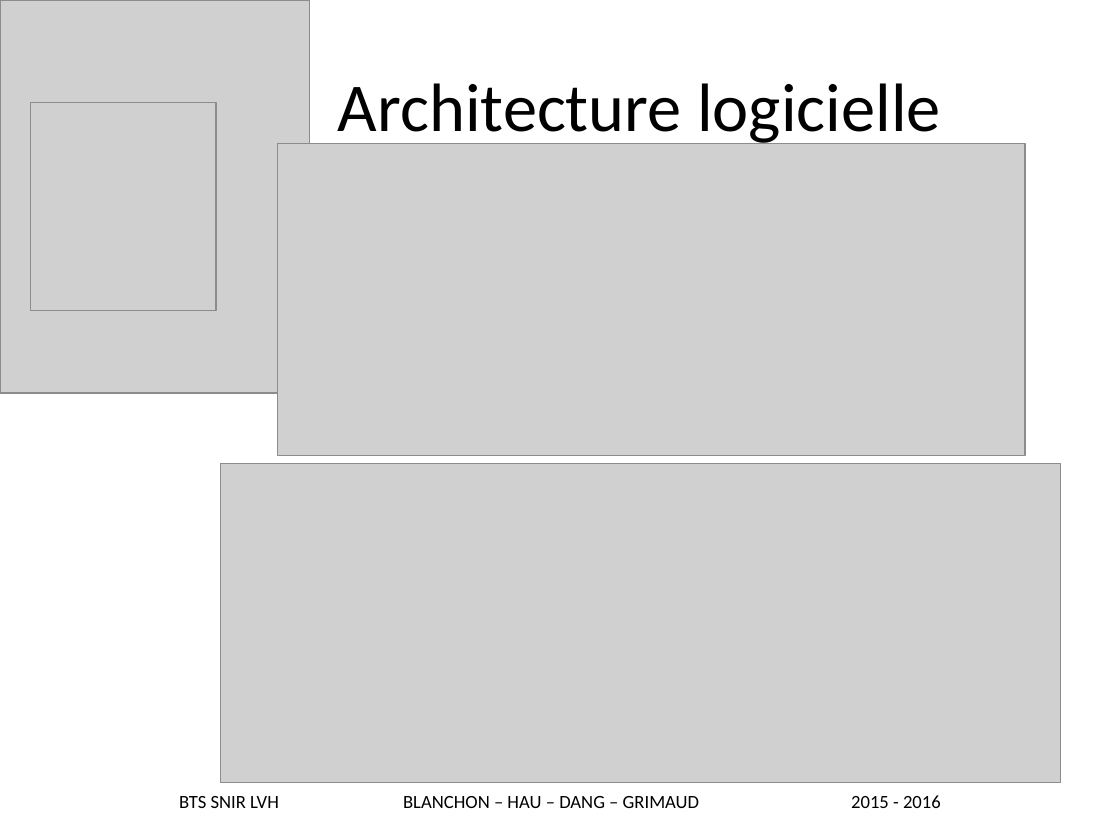
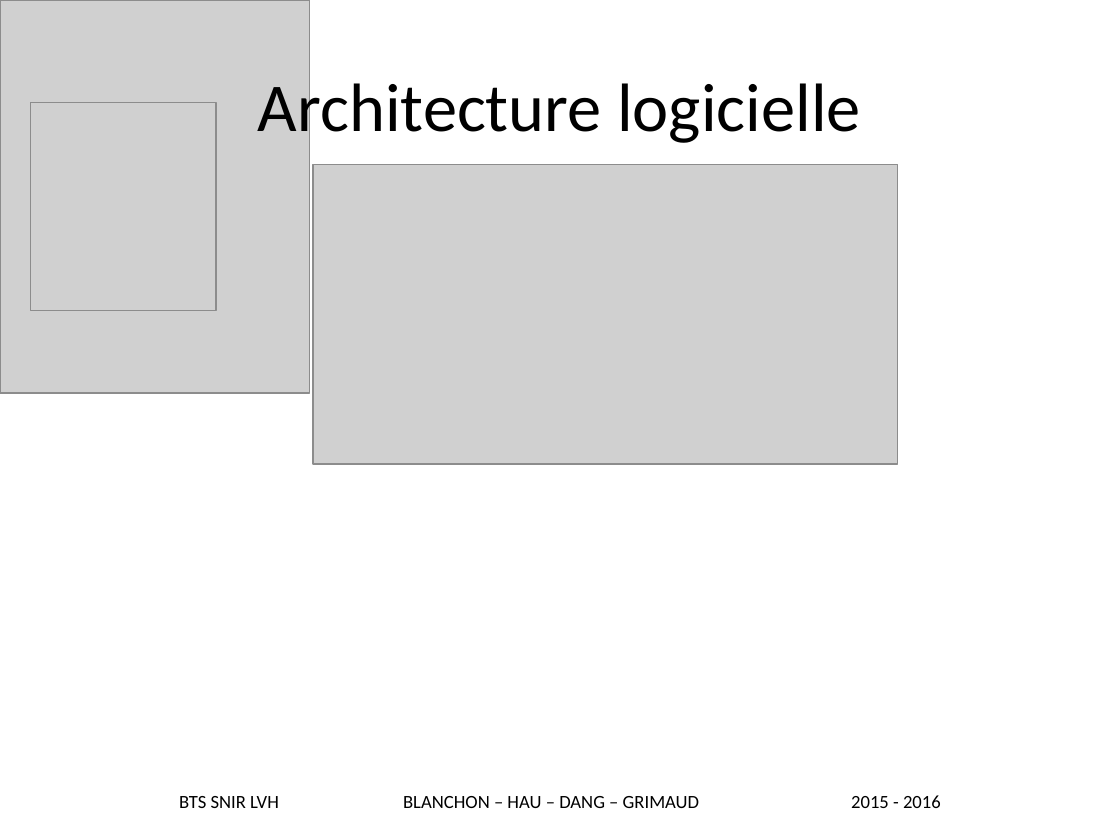
Before and after one commit to jpdms/snDiscovery, a slide deck: slide 3 of Documentation/Revue 1 - Individuel - BLANCHON.pptx (slide 9 before the commit). Drawn at 1120x840 pixels with LibreOffice and Linux fonts; fonts in the diff are those of the drawing; grey boxes stand for pictures. Boxes give left, top, right and bottom in pixels: in the first picture for what was removed or moved away, otherwise in the second. Text is boxed around its words. In the diff, an @@ line names an element or a change of style, - is before the commit and + after.

```diff
--- a/Documentation/Revue 1 - Individuel - BLANCHON.pptx
+++ b/Documentation/Revue 1 - Individuel - BLANCHON.pptx
@@ title "Architecture logicielle" rewrapped from bbox=[338, 83, 940, 147] to bbox=[258, 74, 860, 147] @@
@@ picture: place and size @@
-picture at bbox=[278, 143, 1025, 456]
+picture at bbox=[314, 165, 898, 465]
@@ picture removed at bbox=[221, 464, 1061, 783] @@
```
Also in this commit, not shown: 19 slides removed, 17 other files.
